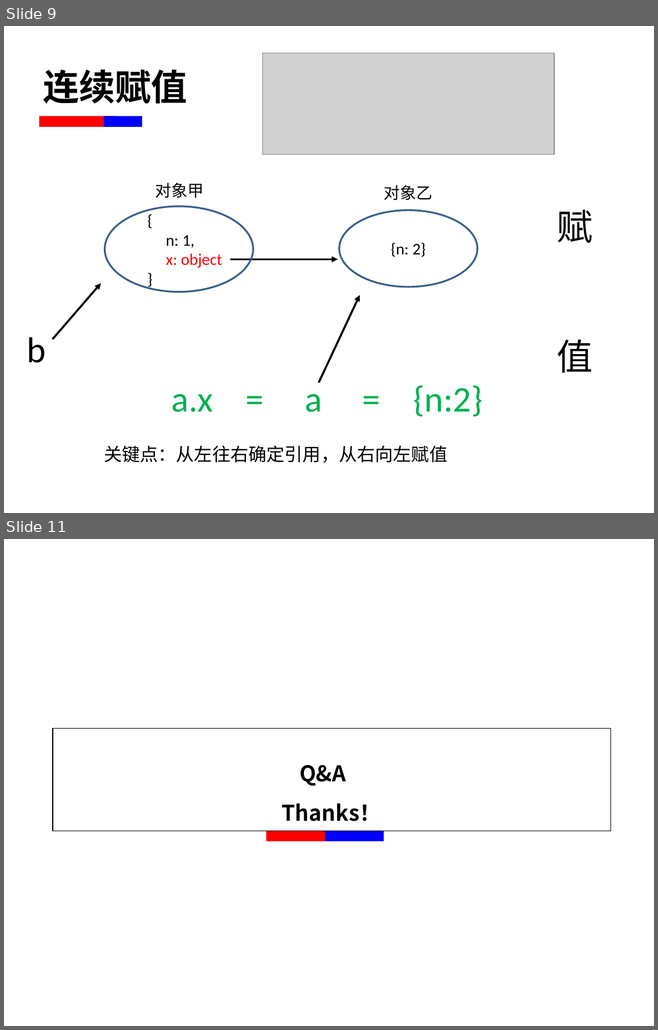
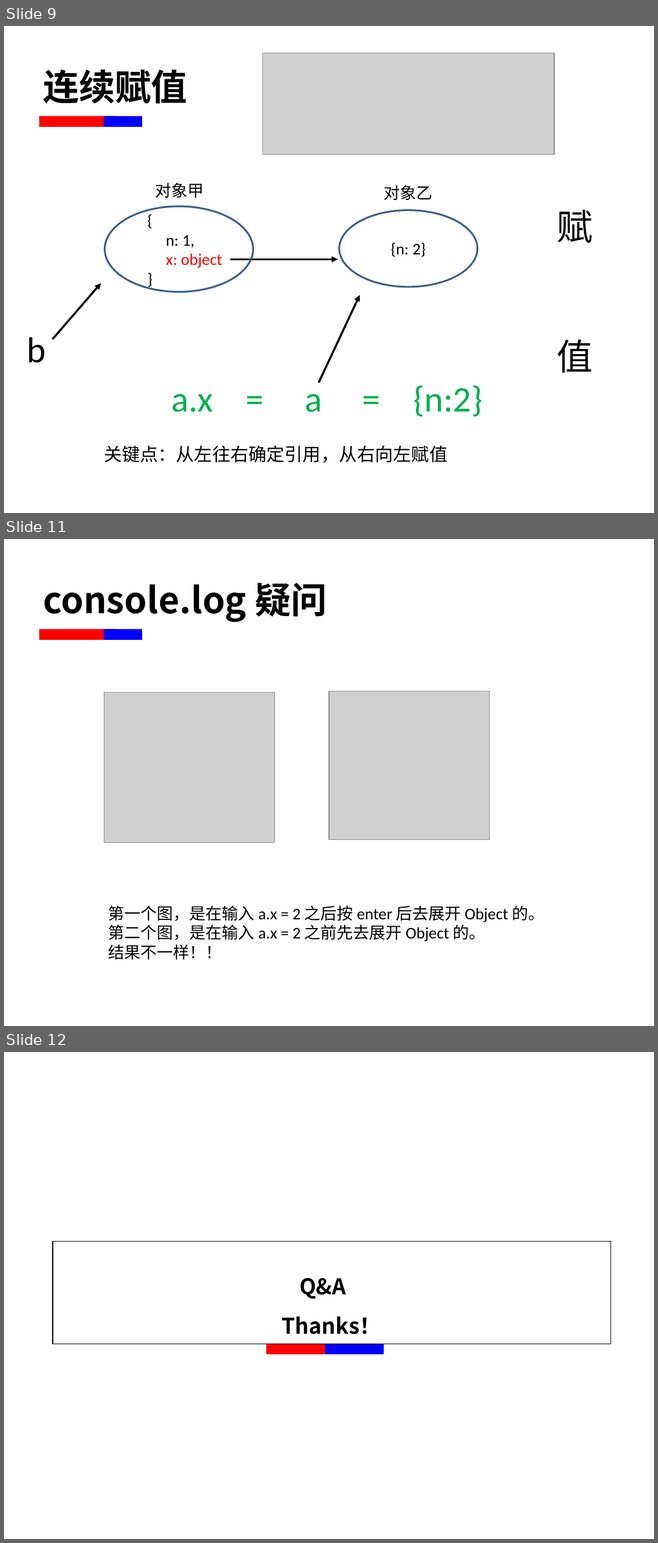
Before and after one commit to wind-stone/blog, a slide deck: 前端工程化/JavaScript/JavaScript 里有趣的几个原理性知识.pptx. Shown one above the other, each under a label of ours: slides 9 and 11 before the commit, slides 9, 11 and 12 after it; the slides between them are not shown. The pictures are 658x1030 and 658x1543 pixels, drawn with LibreOffice and Linux fonts; fonts in the diff are those of the drawing; grey boxes stand for pictures; background and template pictures are left out. Boxes give left, top, right and bottom in pixels: in the first picture for what was removed or moved away, otherwise in the second. Text is boxed around its words. In the diff, an @@ line names an element or a change of style, - is before the commit and + after.

```diff
--- a/前端工程化/JavaScript/JavaScript 里有趣的几个原理性知识.pptx
+++ b/前端工程化/JavaScript/JavaScript 里有趣的几个原理性知识.pptx
@@ slide 11 added at (x1=4, y1=539, x2=654, y2=1026), background #FFFFFF; not listed: 2 template elements that a slide beside it also shows @@
@@ title added at (x1=43, y1=583, x2=326, y2=622), 40 pt, text #000000, bold @@
+console.log 疑问
@@ picture added at (x1=104, y1=692, x2=274, y2=843) @@
@@ picture added at (x1=329, y1=691, x2=489, y2=840) @@
@@ text added at (x1=108, y1=906, x2=544, y2=960), 18 pt, text #000000 @@
+第一个图，是在输入 a.x = 2 之后按 enter 后去展开 Object 的。
+第二个图，是在输入 a.x = 2 之前先去展开 Object 的。
+结果不一样！！
@@ what was slide 11 is now slide 12 @@
```
Also in this commit, not shown: 1 slide changed, 12 other files.
